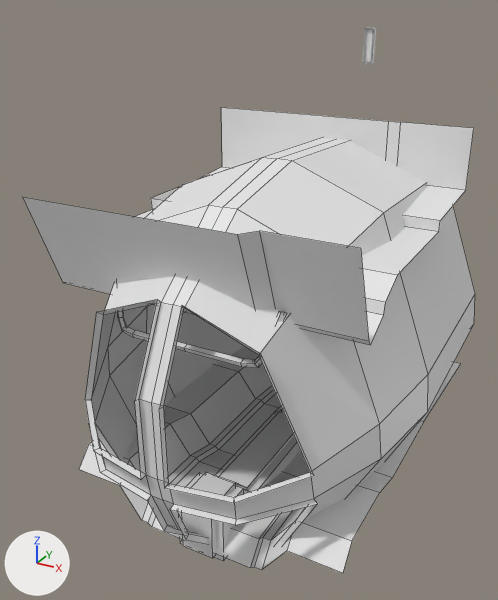
One commit to the Blender file Assets/Models/Submarine.blend: the scene before it, then after it.
One viewpoint serves both versions: a 50 mm camera at (2.59, -7.3, 2.97) aimed at (-0.4, -1.86, 0.25). The lights are fixed; the arrows at lower left show +X, +Y and +Z. Mesh edges are drawn as thin lines on the coarser meshes. Materials are left out; every surface is plain grey.

The scene before the commit, as lines of its bpy script (objects in view):
```python
ob_submarinebottomdetail = bpy.data.objects.new('SubmarineBottomDetail', me_submarinebottomdetail)
ob_submarinebottomdetail.location = (0.0, -2.7, 0.0)
ob_submarineinside = bpy.data.objects.new('SubmarineInside', me_submarineinside)
ob_submarineinside.location = (0.0, 0.0, 0.0)
ob_submarineinside.rotation_euler = (1.571, 0.0, 0.0)  # degrees (90, 0, 0)
ob_submarineinsidebottompanel = bpy.data.objects.new('SubmarineInsideBottomPanel', me_submarineinsidebottompanel)
ob_submarineinsidebottompanel.location = (0.0, -2.7, 0.0)
ob_submarineinsidetoppanel = bpy.data.objects.new('SubmarineInsideTopPanel', me_submarineinsidetoppanel)
ob_submarineinsidetoppanel.location = (0.0, -2.7, 0.0)
```
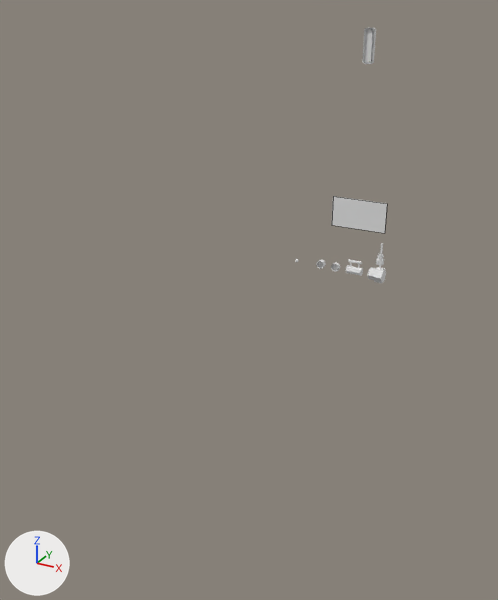
The change, as a diff of the scene's bpy script:
```diff
--- a/Assets/Models/Submarine.blend.py
+++ b/Assets/Models/Submarine.blend.py
@@ ob_submarinebottomdetail @@
 ob_submarinebottomdetail.location = (0.0, -2.7, 0.0)
+ob_submarinebottomdetail.hide_set(True)  # its collection is switched off
@@ ob_submarineinside @@
 _m = ob_submarineinside.modifiers.new('Mirror', 'MIRROR')
 _m.use_clip = True
+ob_submarineinside.hide_set(True)  # its collection is switched off
@@ ob_submarineinsidebottompanel @@
 _m = ob_submarineinsidebottompanel.modifiers.new('Mirror', 'MIRROR')
 _m.use_clip = True
+ob_submarineinsidebottompanel.hide_set(True)  # its collection is switched off
@@ ob_submarineinsidetoppanel @@
 ob_submarineinsidetoppanel.location = (0.0, -2.7, 0.0)
+ob_submarineinsidetoppanel.hide_set(True)  # its collection is switched off
```

Boxes (x1, y1, x2, y2) around the edits, measured in the pictures (498 x 600 px):
'SubmarineInside', hidden: before (85, 138, 475, 544)
'SubmarineInsideTopPanel', hidden: before (23, 107, 474, 368)
'SubmarineInsideBottomPanel', hidden: before (79, 347, 460, 573)
'SubmarineBottomDetail', hidden: before (182, 409, 294, 558)
'WiresPlane', unchanged, uncovered by the edit: after (332, 196, 387, 233)
